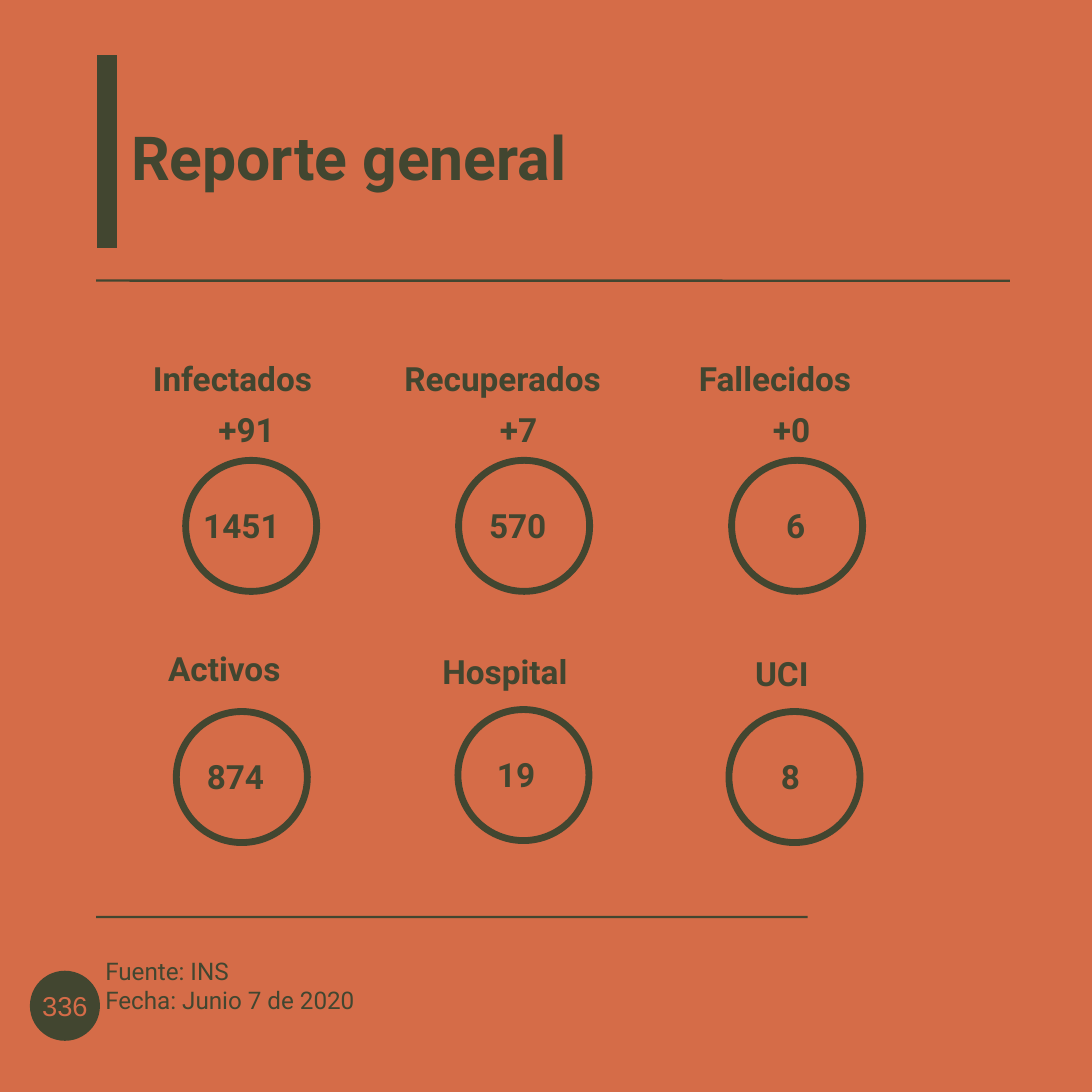
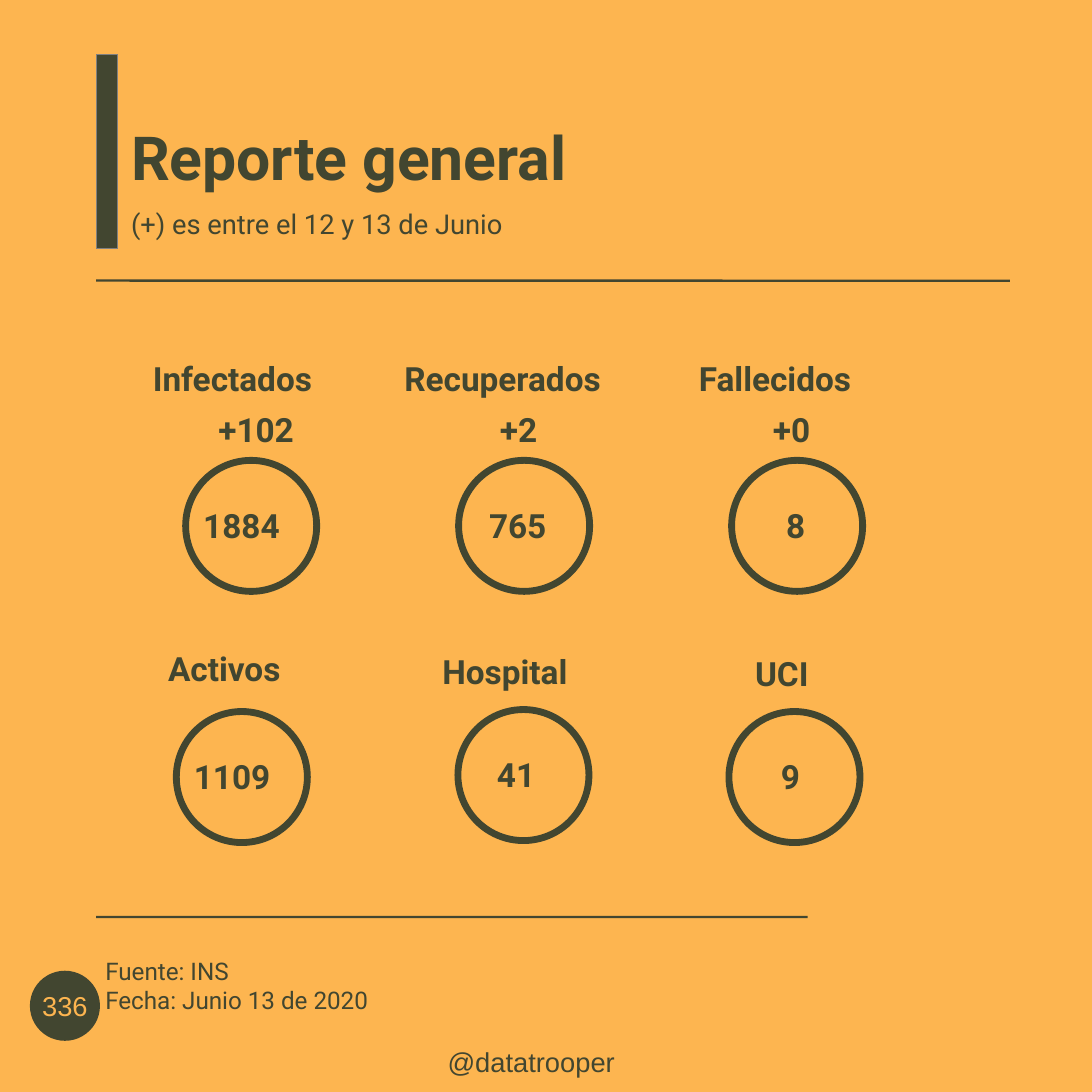
Before and after one commit to datatrooper/instatrooper, a slide deck: slide 2 of styles/covid antioquia.odp. Drawn at 1092x1092 pixels with LibreOffice and Linux fonts; fonts in the diff are those of the drawing; background and template pictures are left out. Boxes give left, top, right and bottom in pixels: in the first picture for what was removed or moved away, otherwise in the second. Text is boxed around its words. In the diff, an @@ line names an element or a change of style, - is before the commit and + after.

```diff
--- a/styles/covid antioquia.odp
+++ b/styles/covid antioquia.odp
@@ background #D56C48 to #FDB550 @@
@@ rectangle at (x1=96, y1=55, x2=118, y2=248): outline #D56C48 0 pt to #808080 0 pt @@
@@ title added at (x1=172, y1=213, x2=502, y2=240), 18 pt, text #424630 @@
+(+) es entre el 12 y 13 de Junio
@@ title at (x1=218, y1=418, x2=293, y2=443): text changed @@
-+91
++102
@@ title at (x1=500, y1=418, x2=537, y2=442): text changed @@
-+7
++2
@@ fill #D56C48 to #FDB550 in 6 elements at (x1=459, y1=461, x2=590, y2=592), (x1=732, y1=461, x2=863, y2=592), (x1=176, y1=712, x2=307, y2=843), (x1=458, y1=710, x2=589, y2=841), (x1=729, y1=712, x2=860, y2=843), (x1=186, y1=461, x2=317, y2=592) @@
@@ title "8" moved from (x1=781, y1=765, x2=800, y2=790) to (x1=786, y1=514, x2=805, y2=539) @@
@@ title at (x1=203, y1=514, x2=279, y2=539): text changed @@
-1451
+1884
@@ title at (x1=489, y1=514, x2=546, y2=539): text changed @@
-570
+765
@@ title removed at (x1=786, y1=514, x2=805, y2=539) @@
-6
@@ title added at (x1=194, y1=765, x2=270, y2=790), 22 pt, text #424630, bold @@
+1109
@@ title removed at (x1=207, y1=765, x2=264, y2=790) @@
-874
@@ title at (x1=497, y1=763, x2=535, y2=787): text changed @@
-19
+41
@@ title added at (x1=781, y1=765, x2=800, y2=789), 22 pt, text #424630, bold @@
+9
@@ ellipse "336" at (x1=32, y1=973, x2=97, y2=1038): text colour #D56C48 to #FDB550 @@
@@ text at (x1=105, y1=962, x2=368, y2=1009): text changed @@
-Fuente: INS
-Fecha: Junio 7 de 2020
+Fuente: INS
+Fecha: Junio 13 de 2020
@@ text added at (x1=448, y1=1052, x2=615, y2=1077), 18 pt, text #424630 @@
+@datatrooper
```
Also in this commit, not shown: 8 other slides changed, 1 slide added, 7 other files.
